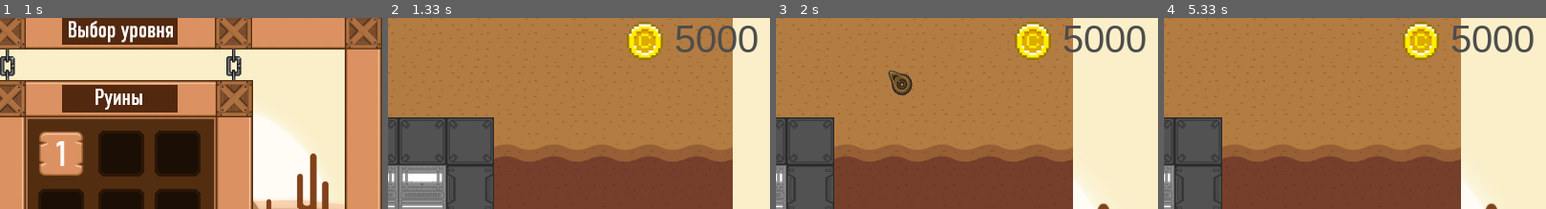
Above: before the commit, frames 1-4 (left to right).
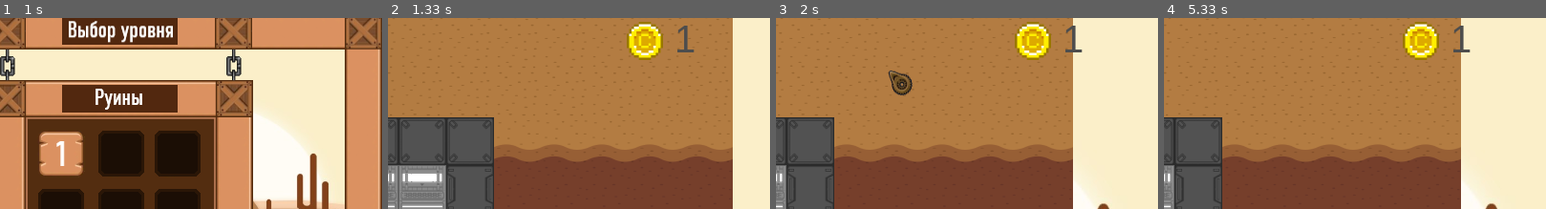
Above: after the commit, the same moments.

Repository: DABer1805/Teplyakov_Roman_and_Berezhnoy_Dmitry_PyGame_project
Game: pygame game, started from main.py
Same seed, same stepped clock (60 frames per second), same inputs: the game is played once before the commit and once after it.
Inputs (mouse positions are % of the whole screen's width and height, from its top left):
- Up to frame 1 (1 s): click (18, 19) at 0.38 s; click (18, 84) at 0.72 s
- Up to frame 2 (1.33 s): click (26, 51) at 1.12 s
- Up to frame 3 (2 s): hold D 1.37-1.83 s; click (60, 72) at 1.45 s; hold D from 1.87 s (still down); click (65, 15) at 1.95 s
- Up to frame 4 (5.33 s): release D at 2.33 s; hold A 2.37-2.9 s; click (62, 59) at 2.45 s; hold A 2.93-3.33 s; move the mouse to (52, 16) at 2.97 s; click (52, 16) at 3.02 s; hold D 3.37-4 s; click (45, 76) at 3.45 s; hold A 4.03-4.5 s; click (50, 62) at 4.12 s; hold D 4.53-5 s; click (88, 88) at 4.62 s; hold D from 5.03 s (still down); click (34, 17) at 5.12 s
The pictures show only the part of the screen within x 50-100%, y 2-52%; the shares and areas given below are measured in that part.

Frame 1 is identical in both runs. In frame 2, 1.3% of the frame differs, in the area x 75-97%, y 4-18%; in frame 3, 1.4%; in frame 4, 1.4%.

Commit message:
feat: added database and accompanying logic. The database is linked to the character progression system

Diff:
--- a/classes.py
+++ b/classes.py
@@ -1,6 +1,7 @@
 from random import randrange
 
 import pygame
+import sqlite3
 
 from constants import TILE_WIDTH, TILE_HEIGHT, WIDTH, HEIGHT, \
     DIRECTION_RIGHT, BULLET_SPEED, DIRECTION_LEFT
@@ -185,14 +186,23 @@
         """
         super().__init__(player_group, all_sprites, player_image,
                          pos_x, pos_y)
+
+        # Подключаемся к базе данных
+        self.con = sqlite3.connect('DataBase.sqlite')
+        self.cur = self.con.cursor()
+
         # HP игрока
-        self.hp = 5
+        self.hp = self.cur.execute('SELECT HP FROM Player_data').fetchone()[0]
         # Щит игрока
-        self.shield = 3
+        self.shield = self.cur.execute(
+            'SELECT Shields FROM Player_data'
+        ).fetchone()[0]
         # Таймер перезарядки щита
         self.shield_recharge = 0
         # Сколько патронов в обойме
-        self.ammo = 5
+        self.ammo = self.cur.execute(
+            'SELECT Ammo FROM Player_data'
+        ).fetchone()[0]
         # Таймер перезарядки
         self.recharge_timer = 0
         # Направление, куда игрок смотрит
@@ -294,7 +304,7 @@
         self.is_enemy_bullet = is_enemy_bullet
 
     def update(self, destructible_groups, indestructible_groups, coin_data,
-               destroy_sound, hit_sound, player_group):
+               destroy_sound, hit_sound, player_group, player_damage):
         """ Перемещение снаряда """
         # Определяем, в каком направлении передвигать снаряд
         if self.direction == DIRECTION_RIGHT:
@@ -312,8 +322,8 @@
             # Если есть хоть один, такой спрайт, то удаляем его вместе со
             # снарядом
             if destructible_sprites_hit_list and not self.is_enemy_bullet:
-                destructible_sprites_hit_list[0].hp -= 1
-                if not destructible_sprites_hit_list[0].hp:
+                destructible_sprites_hit_list[0].hp -= player_damage
+                if destructible_sprites_hit_list[0].hp <= 0:
                     destroy_sound.play()
                     if randrange(100) < coin_data['percent']:
                         AnimatedSprite(
--- a/main.py
+++ b/main.py
@@ -5,15 +5,21 @@
 from typing import Union
 
 import pygame
+import sqlite3
 import win32gui
 import win32ui
 from PIL import Image, ImageFilter
+from pygame import Rect
 
 from constants import WIDTH, HEIGHT, FPS, STEP, DIRECTION_LEFT, \
     DIRECTION_RIGHT, BORDER_WIDTH, IMPROVEMENT_SCALE_WIDTH
 
 from classes import Player, Enemy, Wall, Box, Camera, Bullet, Button, Ray, \
     PhantomTile
+
+# Подключаемся к базе данных
+con = sqlite3.connect('DataBase.sqlite')
+cur = con.cursor()
 
 # Задаём параметры приложения
 pygame.init()
@@ -444,8 +450,12 @@
 # счетчик прыжка
 jump_counter = 0
 
-# Монетки игрока (надо с БД брать)
-coins = 5000
+# Монетки игрока
+coins = cur.execute("SELECT Coins FROM Player_data").fetchone()[0]
+
+# Урон игрока
+player_damage = cur.execute("SELECT Damage FROM Player_data").fetchone()[0]
+
 # Нажата ли кнопка стрельбы
 button_pushed = False
 
@@ -480,7 +490,7 @@
             )
         ], [False, False, False], [
             [10, 45, 100, 250, 500, 'max'],
-            [10, 45, 100, 250, 500, 'max'],
+            [10, 60, 150, 300, 600, 'max'],
             [10, 45, 100, 250, 500, 'max']
         ],
         [
@@ -512,6 +522,12 @@
             lambda: print('Улучшение щита')
         ]
     ]
+}
+
+# Значения для увеличения характеристик и имена колонок в БД
+improvement_values = {
+    'ak-47': (('Shot_delay', 3), ('Damage', 0.5), ('Ammo', 2)),
+    'player': (('HP', 1), ('Shields', 1))
 }
 
 blured_background_image = None
@@ -658,34 +674,103 @@
 
 def upgrade(idx):
     global improvement_scales, coins, buttons
+    # проверка наличия нужной суммы монет для пользователя
     if coins - improvement_scales[current_characteristics_target][2][idx][
         improvement_scales[current_characteristics_target][0][idx][3]
     ] >= 0:
+        # вычитание цены из общей суммы монет пользователя и обновление
+        # баланса в БД
         coins -= improvement_scales[current_characteristics_target][2][idx][
             improvement_scales[current_characteristics_target][0][idx][3]
         ]
+        cur.execute(f'UPDATE Player_data SET Coins = {coins}')
+        con.commit()
+        # проверка на заполнение полоски до конца (всего 5 делений по 0.2)
         if improvement_scales[current_characteristics_target][0][idx][2] != 1:
             UPGRADE_SOUND.play()
-            improvement_scales[current_characteristics_target][3][idx]
+            # запуск lambda функций
+            improvement_scales[current_characteristics_target][3][idx]()
+            col = improvement_values[current_characteristics_target][idx][0]
+            value = improvement_values[current_characteristics_target][idx][1]
+            # Проверяем, что изменяемая характеристика не скорость стрельбы
+            if col != 'Shot_delay':
+                # Берем старое значение
+                old_value = cur.execute(
+                    f'SELECT {col} FROM Player_data'
+                ).fetchone()[0]
+                # Присваиваем новое
+                cur.execute(
+                    f"UPDATE Player_data SET {col} = {old_value + value}"
+                )
+                con.commit()
+            else:
+                # Для скорости стрельбы логика та же, но значение мы отнимаем
+                old_value = cur.execute(
+                    f'SELECT {col} FROM Player_data'
+                ).fetchone()[0]
+                cur.execute(
+                    f"UPDATE Player_data SET {col} = {old_value - value}"
+                )
+                con.commit()
+            # обновляем измененную величину
+            update_player_scales(current_characteristics_target, col)
+            # увеличение полоски
             improvement_scales[current_characteristics_target][0][idx][2] += \
                 0.2
+            # изменение цены для покупки
             improvement_scales[current_characteristics_target][0][idx][3] += 1
+            # увеличение длинны темного прямоугольника (за светлым)
             improvement_scales[current_characteristics_target][0][idx][
                 0].width = \
                 IMPROVEMENT_SCALE_WIDTH * improvement_scales[
                     current_characteristics_target
                 ][0][idx][2]
+            # увеличение светлой полоски
             improvement_scales[current_characteristics_target][0][idx][
                 1].width = \
                 IMPROVEMENT_SCALE_WIDTH * \
                 improvement_scales[
                     current_characteristics_target
                 ][0][idx][2] - BORDER_WIDTH * 2
+            # если полоска дошла до конца, то обозначается полная прокачка
+            # характеристики и кнопка становится невидима
             if improvement_scales[current_characteristics_target][0][idx][2] \
                     == 1:
                 improvement_scales[current_characteristics_target][1][
                     idx] = True
                 buttons[-(3 - idx)].is_visible = False
+
+
+def update_player_scales(characteristic: str, scale: str) -> None:
+    """
+    Функция для обновления переменных после изменения характеристик в БД
+    :param characteristic: категория характеристики (ak-47 | player)
+    :param scale: характеристика из категории
+    """
+
+    global player, shot_delay, player_damage
+    if characteristic == 'ak-47':
+        if scale == 'Ammo':
+            player.ammo = cur.execute(
+                'SELECT Ammo FROM Player_data'
+            ).fetchone()[0]
+        elif scale == 'Shot_delay':
+            shot_delay = cur.execute(
+                'SELECT Shot_delay FROM Player_data'
+            ).fetchone()[0]
+        elif scale == 'Damage':
+            player_damage = cur.execute(
+                "SELECT Damage FROM Player_data"
+            ).fetchone()[0]
+    elif characteristic == 'player':
+        if scale == 'HP':
+            player.hp = cur.execute(
+                "SELECT HP FROM Player_data"
+            ).fetchone()[0]
+        elif scale == 'Shields':
+            player.shield = cur.execute(
+                'SELECT Shields FROM Player_data'
+            ).fetchone()[0]
 
 
 def continue_game():
@@ -877,7 +962,8 @@
                                      player.direction,
                                      x,
                                      player.rect.y + player.rect.h // 2 + 2)
-                    shot_delay = 25
+                    shot_delay = cur.execute('SELECT Shot_delay FROM '
+                                             'Player_data').fetchone()[0]
             else:
                 shot_delay -= 1
 
@@ -903,7 +989,9 @@
             if player.recharge_timer:
                 player.recharge_timer -= 1
                 if player.recharge_timer == 0:
-                    player.ammo = 5
+                    player.ammo = cur.execute(
+                        "SELECT Ammo FROM Player_data"
+                    ).fetchone()[0]
             elif not player.ammo:
                 RECHARGE_SOUND.play()
                 player.recharge_timer = 120
@@ -920,14 +1008,14 @@
                 bullet.update([boxes_group, enemies_group],
                               [bricks_group],
                               COINS_DATA, BOX_DESTROY_SOUND, HIT_SOUND,
-                              player_group)
+                              player_group, player_damage)
 
             # Перемещаем пули врагов
             for bullet in enemies_bullet_group:
                 bullet.update([boxes_group, enemies_group],
                               [bricks_group],
                               COINS_DATA, BOX_DESTROY_SOUND, HIT_SOUND,
-                              player_group)
+                              player_group, player_damage)
 
             # Обновляем таймер щита игрока
             if player.shield_recharge:
@@ -995,7 +1083,11 @@
                 player, coins_group, False
             )
             if coins_collide_list:
-                coins += 1
+                coins = cur.execute(
+                    'SELECT Coins FROM Player_data'
+                ).fetchone()[0] + 1
+                cur.execute(f"UPDATE Player_data SET Coins = {coins}")
+                con.commit()
                 COIN_SELECTION_SOUND.play()
                 coins_collide_list[0].kill()
 
@@ -1062,3 +1154,4 @@
     clock.tick(FPS)
 
 terminate()
+con.close()
Binary file added: DataBase.sqlite
